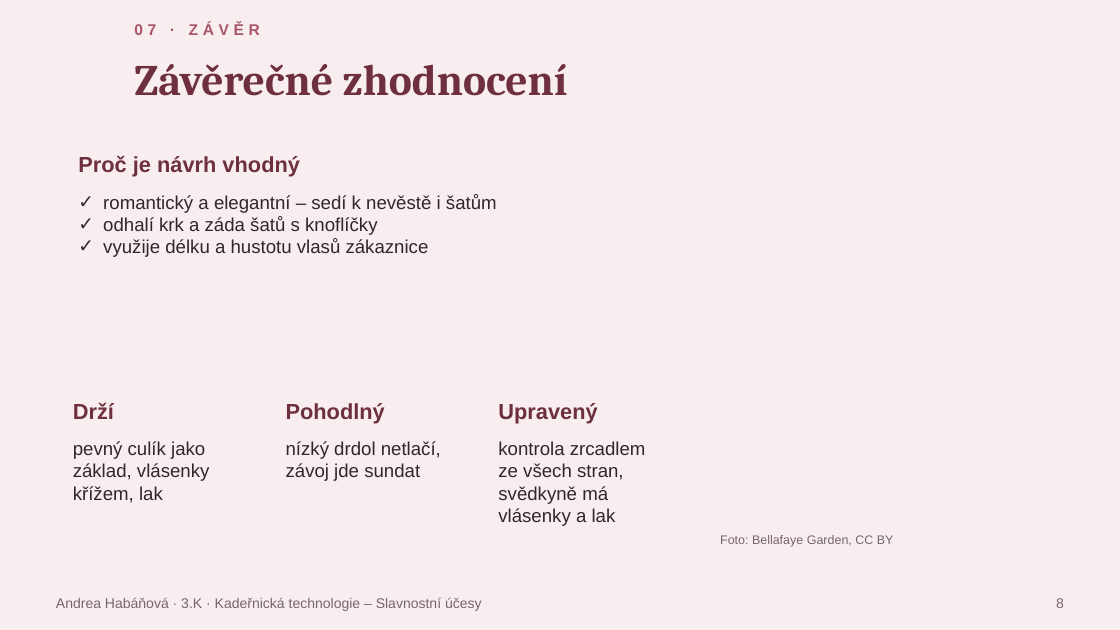
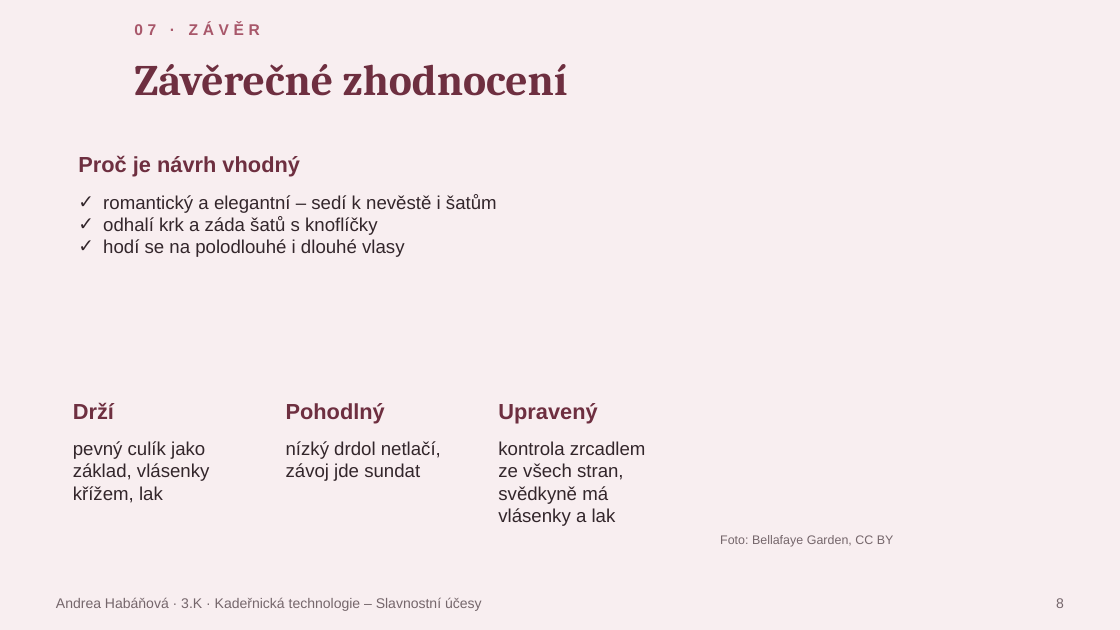
Before and after one commit to tdrzt4grdp-beep/P, a slide deck: slide 8 of svatebni_uces/Svatebni_uces_Habanova.pptx. Drawn at 1120x630 pixels with LibreOffice and Linux fonts; fonts in the diff are those of the drawing; background and template pictures are left out. Boxes give left, top, right and bottom in pixels: in the first picture for what was removed or moved away, otherwise in the second. Text is boxed around its words. In the diff, an @@ line names an element or a change of style, - is before the commit and + after.

```diff
--- a/svatebni_uces/Svatebni_uces_Habanova.pptx
+++ b/svatebni_uces/Svatebni_uces_Habanova.pptx
@@ text at (103, 239, 404, 257): text changed @@
-✓ využije délku a hustotu vlasů zákaznice
+✓ hodí se na polodlouhé i dlouhé vlasy
```
Also in this commit, not shown: 3 other slides changed, 6 other files.
